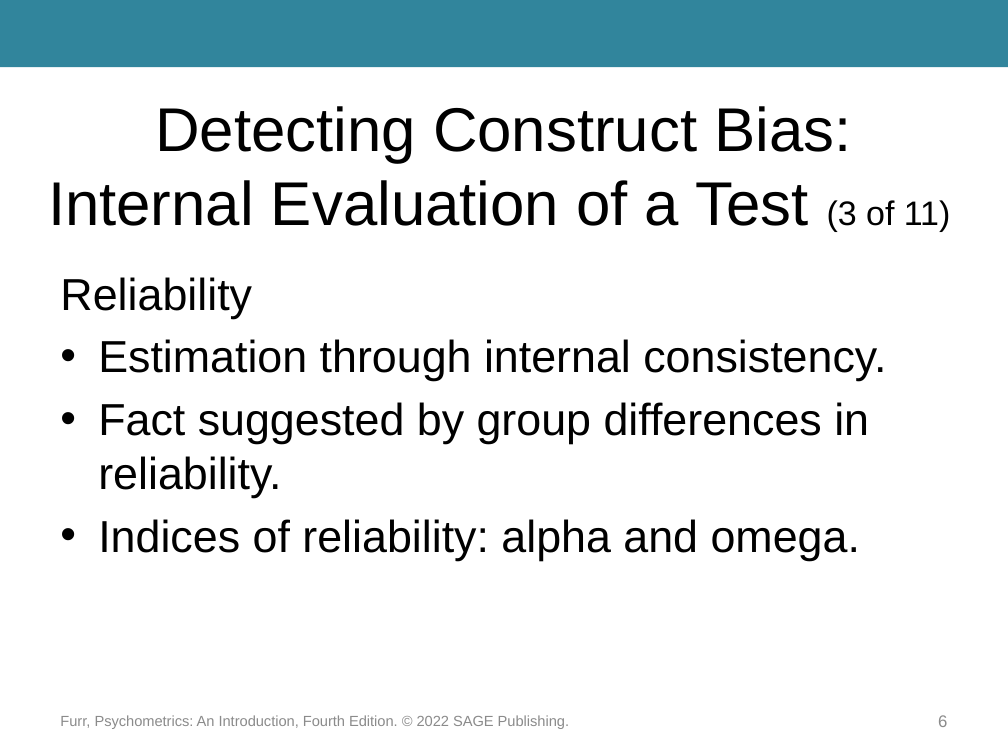
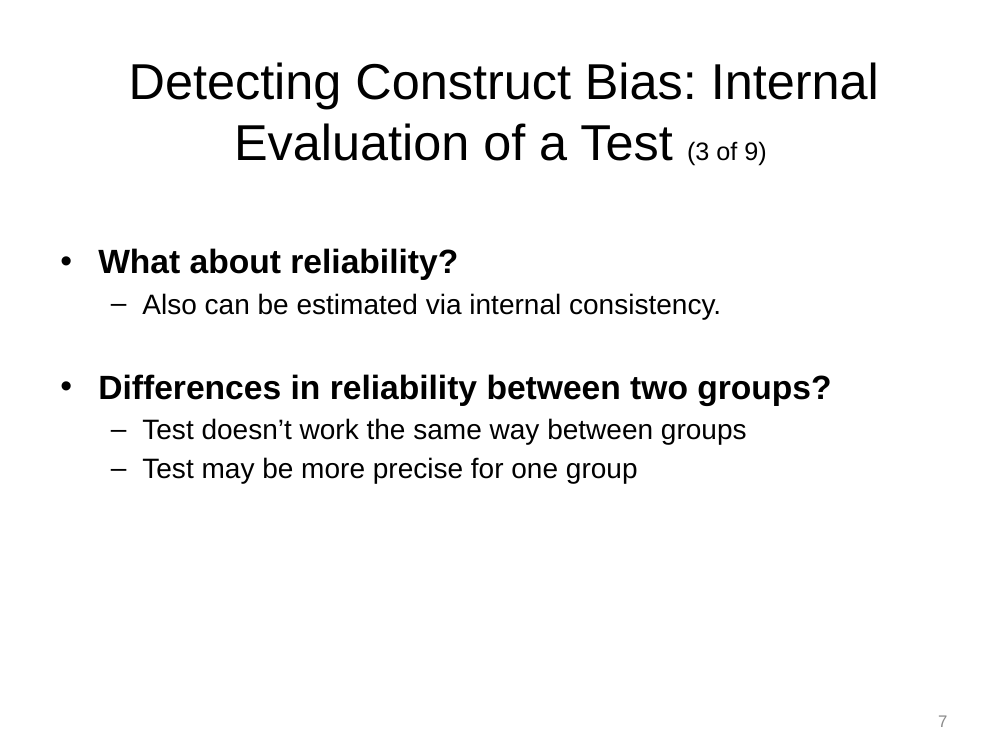
Before and after one commit to npm27/Teaching-Materials, a slide deck: slide 7 of Tests and Eval/Slides/Furr_4e_Ch11_Presentation.pptx (slide 6 before the commit). Drawn at 1008x756 pixels with LibreOffice and Linux fonts; fonts in the diff are those of the drawing. Boxes give left, top, right and bottom in pixels: in the first picture for what was removed or moved away, otherwise in the second. Text is boxed around its words. In the diff, an @@ line names an element or a change of style, - is before the commit and + after.

```diff
--- a/Tests and Eval/Slides/Furr_4e_Ch11_Presentation.pptx
+++ b/Tests and Eval/Slides/Furr_4e_Ch11_Presentation.pptx
@@ rectangle removed at (0,0,1008,68) @@
@@ title at (129,62,879,165): text changed; size 44.1 to 36 pt @@
-Detecting Construct Bias: Internal Evaluation of a Test (3 of 11)
+Detecting Construct Bias: Internal Evaluation of a Test (3 of 9)
@@ text at (98,248,831,483): text changed; size 32 to 20 pt @@
-Reliability
-• Estimation through internal consistency.
-• Fact suggested by group differences in reliability.
-• Indices of reliability: alpha and omega.
+• What about reliability?
+  – Also can be estimated via internal consistency.
+• Differences in reliability between two groups?
+  – Test doesn’t work the same way between groups
+  – Test may be more precise for one group
@@ text removed at (60,715,569,729) @@
-Furr, Psychometrics: An Introduction, Fourth Edition. © 2022 SAGE Publishing.
@@ page number at (938,715,947,727): text changed @@
-6
+7
```
Also in this commit, not shown: 22 other slides changed, 4 slides added, 12 slides removed, 6 other files.
